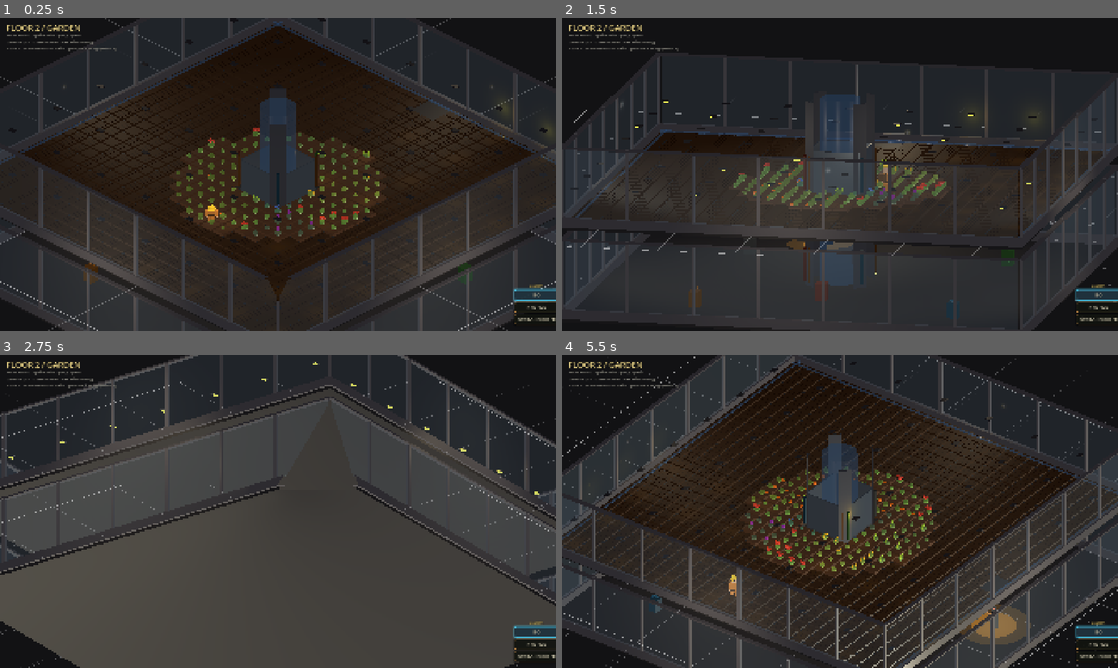
Above: before the commit, frames 1-4 (two rows, left to right).
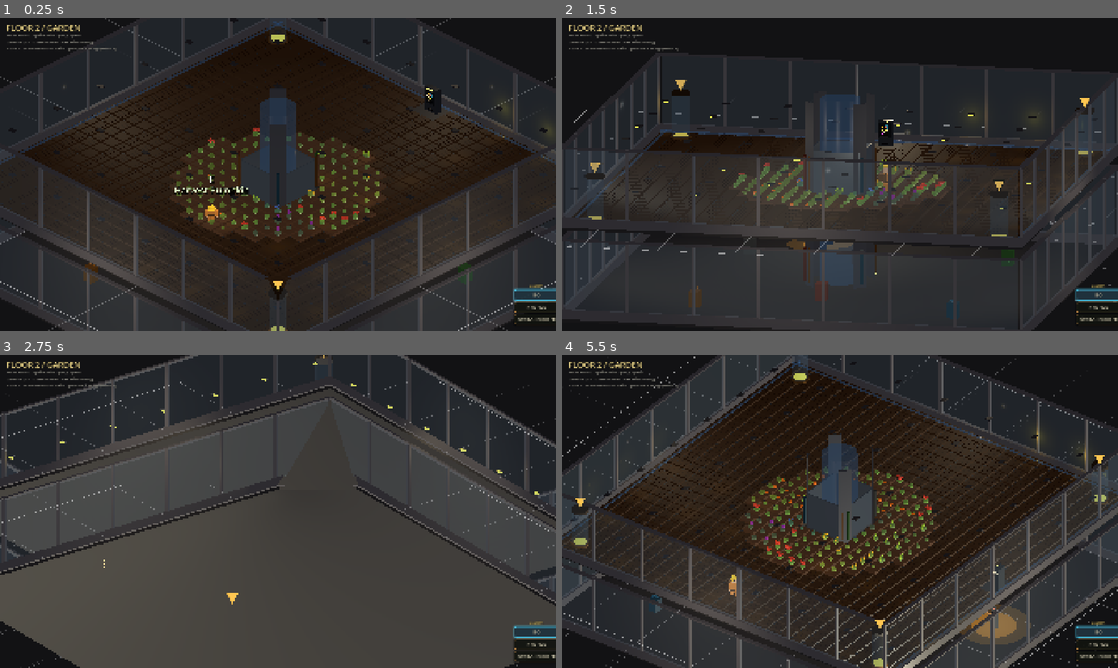
Above: after the commit, the same moments.

Repository: jaredclarkgay/space-tower-iso
Game: Godot game, scene res://scenes/tower/tower.tscn
The game is run twice, just before and just after one commit, with the same random seed, the same clock (stepped at 60 frames per second) and the same inputs.
Inputs (mouse positions are in pixels of both pictures, inside the frame that each line leads up to):
- Up to frame 1 (0.25 s): no input
- Up to frame 2 (1.5 s): tap Enter at 0.5 s; move the mouse to (962, 158) at 0.52 s; hold D (move_right) 0.53-1.25 s; hold E (interact) 0.53-1.25 s; click (962, 158) at 0.67 s; tap Space (jump) at 0.77 s; tap P (plant) at 0.8 s; drag from (728, 190) to (812, 237) at 1.27 s
- Up to frame 3 (2.75 s): tap Space (jump) at 2 s; move the mouse to (333, 442) at 2.02 s; hold D (move_right) from 2.03 s (still down); hold Middle mouse button (camera_pan) from 2.03 s (still down); tap P (plant) at 2.3 s
- Up to frame 4 (5.5 s): release D (move_right) at 2.75 s; release Middle mouse button (camera_pan) at 2.75 s; tap Enter at 2.75, 5 s; drag from (812, 574) to (673, 464) at 2.77 s; tap Space (jump) at 3.5, 3.77 s; move the mouse to (1006, 558) at 3.52 s; hold A (move_left) 3.53-4.25 s; hold R (camera_rotate_right) 3.53-4.25 s; tap P (plant) at 3.8, 5.3 s; drag from (673, 464) to (756, 433) at 4.27 s; move the mouse to (867, 511) at 5.02 s; hold S (move_down) from 5.03 s (still down); hold Mouse wheel down (camera_zoom_out) from 5.03 s (still down); click (867, 511) at 5.17 s

The runs differ from the first frame. In frame 1, 0.6% of the frame differs, in the area x 31-80%, y 3-100%; in frame 2, 0.6%; in frame 3, 0.1%; in frame 4, 0.8%, in the area x 1-99%, y 2-100%.

Commit message:
feat(tower): wire Garden gameplay into the stacked world, offset-safe (2a-ii)
Brings the Garden's robot/dispenser/tubes + plant/harvest verbs back to
life in the unified tower. They previously only existed in the orphaned
scenes/floor_2/floor_2.tscn and were dead in tower.tscn.

- tower.tscn: instantiate IsoRobot/IsoDispenser/IsoTubes under
  Floors/Floor2; wire the Player's iso_floor/robot/dispenser/tubes paths
  and the Camera's iso_robot_path (chat close-up).
- Offset-safety (Garden floor sits at y=6 in the tower, so checks written
  for a y=0 floor break):
  - iso_floor: find_nearest_*_plot_near convert the player's world pos to
    floor-local (to_local) before comparing to local plot positions; the
    full-3D distance then Y-gates so Garden plots don't trigger from the
    floor above.
  - iso_dispenser: range check in world space (global_position) instead of
    a floor-local anchor that sat ~6 m below the player and never resolved.
  - iso_tubes: add a Y-gate (XZ-only match was blind to height, so you
    could sell from the floor directly above).
  - iso_robot: arrival ceremony uses LOCAL position so Cody rises/parks on
    the offset Garden instead of teleporting to world y=0.

Verified with a physics/headless harness: dispenser/tubes/plant all
interactable on the Garden and NOT from the floor above; Cody arrives and
parks at world y=6.05 (the Garden surface).

Co-Authored-By: Claude Opus 4.8 (1M context) <noreply@anthropic.com>

Diff:
--- a/scenes/floor_2/iso_dispenser.gd
+++ b/scenes/floor_2/iso_dispenser.gd
@@ -81,7 +81,11 @@
 	# Track proximity as a side-effect so the overhead label (and any other
 	# range-gated visuals) can fade in/out without the dispenser needing a
 	# direct ref to the player. The player calls this every physics frame.
-	var in_range: bool = _interact_anchor.distance_to(player_world_pos) <= radius
+	# Compare in WORLD space: global_position already folds in the floor's
+	# stacked-tower offset, and the full-3D distance Y-gates the dispenser so
+	# it isn't interactable from the floor above (the local _interact_anchor
+	# would sit ~6 m below the player and never resolve in range).
+	var in_range: bool = global_position.distance_to(player_world_pos) <= radius
 	if in_range != _player_nearby:
 		_player_nearby = in_range
 		_fade_overhead_label(in_range)
--- a/scenes/floor_2/iso_floor.gd
+++ b/scenes/floor_2/iso_floor.gd
@@ -99,12 +99,18 @@
 
 func find_nearest_harvestable_plot_near(world_pos: Vector3, radius: float) -> Variant:
 	# Returns the closest plot with stage == 5 within `radius`, or null.
+	# `plot.world_pos` is stored in THIS floor's local frame, so convert the
+	# player's world position into the same frame first. In the stacked tower
+	# the floor is offset (Garden at y=6); to_local cancels that offset, and
+	# the full-3D distance then naturally Y-gates — a player standing a floor
+	# above is >radius away in local space, so Garden plots don't trigger.
+	var local_pos: Vector3 = to_local(world_pos)
 	var best: Variant = null
 	var best_dist_sq: float = radius * radius
 	for plot in _plots:
 		if plot.stage != _c.GROWTH_STAGE_COUNT:
 			continue
-		var d_sq: float = (plot.world_pos - world_pos).length_squared()
+		var d_sq: float = (plot.world_pos - local_pos).length_squared()
 		if d_sq < best_dist_sq:
 			best_dist_sq = d_sq
 			best = plot
@@ -114,13 +120,15 @@
 func find_nearest_empty_plot_near(world_pos: Vector3, radius: float) -> Variant:
 	# Returns the closest plot with no plant (plant_type == null) within
 	# `radius`, or null. Used by iso_player.gd to drive the P prompt and the
-	# plant action.
+	# plant action. See find_nearest_harvestable_plot_near for the local-frame
+	# + implicit Y-gate rationale (plot.world_pos is local to this floor node).
+	var local_pos: Vector3 = to_local(world_pos)
 	var best: Variant = null
 	var best_dist_sq: float = radius * radius
 	for plot in _plots:
 		if plot.plant_type != null:
 			continue
-		var d_sq: float = (plot.world_pos - world_pos).length_squared()
+		var d_sq: float = (plot.world_pos - local_pos).length_squared()
 		if d_sq < best_dist_sq:
 			best_dist_sq = d_sq
 			best = plot
--- a/scenes/floor_2/iso_robot.gd
+++ b/scenes/floor_2/iso_robot.gd
@@ -267,8 +267,10 @@
 	visible = true
 	rotation.y = 0.0
 	# Spawn at elevator centre, below the slab. The translucent shaft means
-	# the player sees the robot rising up through the column.
-	global_position = Vector3(0, -1.8, 0)
+	# the player sees the robot rising up through the column. LOCAL position
+	# (Cody is a child of the floor node), so the ceremony rides the floor's
+	# offset in the stacked tower instead of teleporting to world y=0.
+	position = Vector3(0, -1.8, 0)
 
 	var elev_size: float = float(_c.ELEVATOR_RADIUS) * 2.0 * _c.GARDEN_PLOT_SIZE
 	# Park on the flat face of the elevator that's most camera-facing, so
@@ -304,10 +306,10 @@
 	var tween := create_tween()
 	tween.set_trans(Tween.TRANS_QUAD)
 	tween.set_ease(Tween.EASE_OUT)
-	# Phase 1: rise inside the elevator shaft.
-	tween.tween_property(self, "global_position:y", 0.55, 1.5)
-	# Phase 2: slide outward to the parking spot.
-	tween.tween_property(self, "global_position", park_pos, 1.0)
+	# Phase 1: rise inside the elevator shaft. (LOCAL position — see spawn note.)
+	tween.tween_property(self, "position:y", 0.55, 1.5)
+	# Phase 2: slide outward to the parking spot (park_pos is floor-local).
+	tween.tween_property(self, "position", park_pos, 1.0)
 	tween.tween_callback(_finish_arrival)
 
 
--- a/scenes/floor_2/iso_tubes.gd
+++ b/scenes/floor_2/iso_tubes.gd
@@ -54,6 +54,14 @@
 
 # Side-effect: caches the nearest-tube index for the rest of the frame.
 func is_interactable_at(player_world_pos: Vector3, radius: float) -> bool:
+	# Y-gate: _nearest_in_range matches on XZ only (offset-safe, but blind to
+	# height), so in the stacked tower a player standing on the floor directly
+	# above — same XZ as a Garden corner tube — would otherwise read as in
+	# range. global_position.y is this floor's surface; require the player to
+	# be on it before any tube is sellable.
+	if absf(player_world_pos.y - global_position.y) > 1.5:
+		_nearest_index = -1
+		return false
 	_nearest_index = _nearest_in_range(player_world_pos, radius)
 	return _nearest_index >= 0
 
--- a/scenes/tower/tower.tscn
+++ b/scenes/tower/tower.tscn
@@ -9,6 +9,9 @@
 [ext_resource type="Script" uid="uid://c6ydytqd24b7r" path="res://scenes/floor_1/floor_1.gd" id="7_floor1"]
 [ext_resource type="Script" uid="uid://cvocfr0y4q4gp" path="res://scenes/floor_2/iso_floor.gd" id="8_floor2"]
 [ext_resource type="Script" path="res://scenes/shared/elevator_platform.gd" id="9_elev"]
+[ext_resource type="Script" uid="uid://cibunof3xytaq" path="res://scenes/floor_2/iso_robot.gd" id="10_robot"]
+[ext_resource type="Script" uid="uid://b4b340og50t0n" path="res://scenes/floor_2/iso_dispenser.gd" id="11_disp"]
+[ext_resource type="Script" uid="uid://dl4i8260hpu4r" path="res://scenes/floor_2/iso_tubes.gd" id="12_tubes"]
 
 [sub_resource type="Environment" id="Environment_tower"]
 background_mode = 1
@@ -29,6 +32,10 @@
 transform = Transform3D(1, 0, 0, 0, 1, 0, 0, 0, 1, 0, 12.2, -6)
 script = ExtResource("2_player")
 camera_pivot_path = NodePath("../CameraPivot")
+iso_floor_path = NodePath("../Floors/Floor2")
+iso_robot_path = NodePath("../Floors/Floor2/IsoRobot")
+iso_dispenser_path = NodePath("../Floors/Floor2/IsoDispenser")
+iso_tubes_path = NodePath("../Floors/Floor2/IsoTubes")
 
 [node name="PlayerSpot" type="SpotLight3D" parent="Player"]
 position = Vector3(0, 3.2, 0)
@@ -55,6 +62,7 @@
 script = ExtResource("3_camera")
 pivot_path = NodePath("..")
 iso_player_path = NodePath("../../Player")
+iso_robot_path = NodePath("../../Floors/Floor2/IsoRobot")
 
 [node name="HUD" type="CanvasLayer" parent="."]
 
@@ -96,6 +104,18 @@
 transform = Transform3D(1, 0, 0, 0, 1, 0, 0, 0, 1, 0, 6, 0)
 script = ExtResource("8_floor2")
 
+[node name="IsoRobot" type="Node3D" parent="Floors/Floor2"]
+visible = false
+script = ExtResource("10_robot")
+iso_floor_path = NodePath("..")
+hud_path = NodePath("../../../HUD")
+
+[node name="IsoDispenser" type="Node3D" parent="Floors/Floor2"]
+script = ExtResource("11_disp")
+
+[node name="IsoTubes" type="Node3D" parent="Floors/Floor2"]
+script = ExtResource("12_tubes")
+
 [node name="Floor3" type="Node3D" parent="Floors"]
 transform = Transform3D(1, 0, 0, 0, 1, 0, 0, 0, 1, 0, 12, 0)
 script = ExtResource("5_floor3")
Not shown: 1 places in scenes/tower/tower.tscn that only renumber resources
